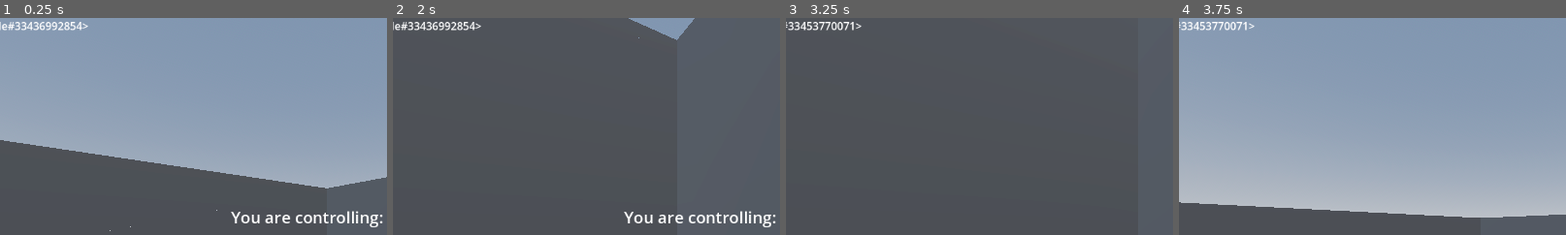
Above: before the commit, frames 1-4 (left to right).
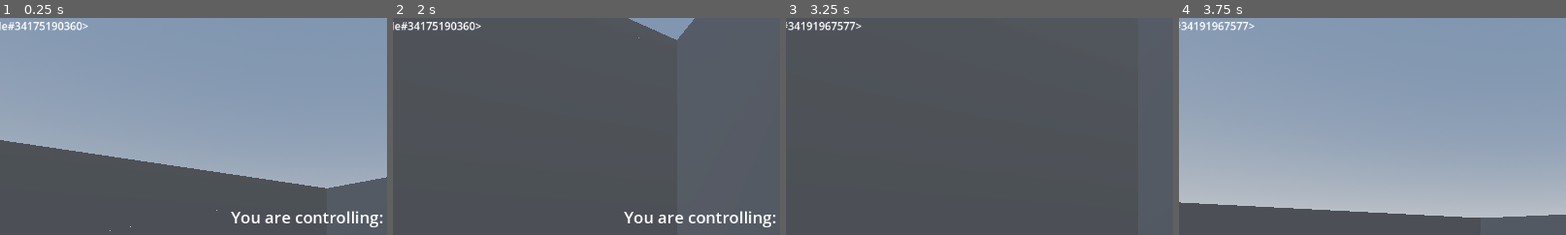
Above: after the commit, the same moments.

Repository: city-high-rider/soulswap
Game: Godot game, scene res://test_level.tscn
Same seed, same stepped clock (60 frames per second), same inputs: the game is played once before the commit and once after it.
Inputs (mouse positions are % of the whole screen's width and height, from its top left):
- Up to frame 1 (0.25 s): no input
- Up to frame 2 (2 s): move the mouse to (55, 50) at 0.52 s; hold W (forward) from 0.53 s (still down); tap F (possess) at 0.6, 1.35 s; tap Space (jump) at 0.77, 1.52 s; move the mouse to (45, 50) at 1.27 s
- Up to frame 3 (3.25 s): keep holding W (forward); move the mouse to (52, 48) at 2.02 s; tap Tab (toggle_info) at 2.1 s; tap F (possess) at 2.3, 2.85 s; tap Enter at 2.75 s; move the mouse to (49, 52) at 2.77 s; tap Space (jump) at 3.02 s
- Up to frame 4 (3.75 s): keep holding W (forward); move the mouse to (57, 51) at 3.52 s; tap F (possess) at 3.6 s
The pictures show only the part of the screen within x 8-57%, y 0-50%; the shares and areas given below are measured in that part.

The runs differ from the first frame. In frame 1, 0.3% of the frame differs, in the area x 5-22%, y 1-6%; in frame 2, 0.3%; in frame 3, 0.3%, in the area x 2-19%, y 1-6%; in frame 4, 0.3%.

Commit message:
add global playerInfo script

Diff:
--- /dev/null
+++ b/PlayerInfo.gd
@@ -0,0 +1,9 @@
+extends Node
+
+# this is a global singleton that stores information about the player, such as the position.
+# This stops me from having to do stuff like get all the AI ghosts in the tree and set their target
+# to the player. they can just do that themselves.
+# Note: this script assumes there is only one player!
+
+# Which body is the player currently controlling?
+var current_player_shell : Shell
--- a/components/possessable_body.gd
+++ b/components/possessable_body.gd
@@ -23,6 +23,7 @@
 	ghost.emitted_output.connect(_on_ghost_emitted_output)
 	state_machine.init(self)
 	if ghost is PlayerGhost:
+		PlayerInfo.current_player_shell = self
 		UI.show()
 		head.make_current()
 	else:
@@ -62,15 +63,16 @@
 	ghost.emitted_output.connect(_on_ghost_emitted_output)
 	add_child(ghost)
 
-
 	# Show or hide the UI
 	if ghost is PlayerGhost:
+		PlayerInfo.current_player_shell = self
 		UI.show()
+		# Set our camera as the current one.
+		head.make_current()
 	else:
 		UI.hide()
 
-	# Set our camera as the current one.
-	head.make_current()
+
 
 	print_tree_pretty()
 	print_debug(ghost)
--- a/ghosts/Pursue.gd
+++ b/ghosts/Pursue.gd
@@ -4,8 +4,8 @@
 # Link to the navigation agent that we are using.
 @export var nav_agent : NavigationAgent3D
 
-# What's our target? Hard coded for now
-@export var target : Shell
+# What's our target?
+var target : Shell
 
 # How often should we request a new path?
 @export var new_path_poll_rate_seconds : float = 0.4
@@ -26,6 +26,7 @@
 	else:
 		user.input_direction = Vector2.ZERO
 		user.mouse_direction = Vector2.ZERO
+		target = PlayerInfo.current_player_shell
 
 
 func look_towards(pos: Vector3, delta: float) -> void:
--- a/project.godot
+++ b/project.godot
@@ -14,6 +14,10 @@
 run/main_scene="res://test_level.tscn"
 config/features=PackedStringArray("4.0", "Forward Plus")
 config/icon="res://icon.svg"
+
+[autoload]
+
+PlayerInfo="*res://PlayerInfo.gd"
 
 [input]
 
--- a/test_level.tscn
+++ b/test_level.tscn
@@ -114,9 +114,6 @@
 
 [node name="RollerGhost" parent="Roller" instance=ExtResource("2_cw06x")]
 
-[node name="Pursue" parent="Roller/RollerGhost/StateMachine" index="0" node_paths=PackedStringArray("target")]
-target = NodePath("../../../../Husk")
-
 [node name="PopupArea" parent="." instance=ExtResource("5_rnba8")]
 transform = Transform3D(1, 0, 0, 0, 1, 0, 0, 0, 1, 0, 0.730784, 2.29698)
 message = "Press F to possess an enemy that you're looking at."
